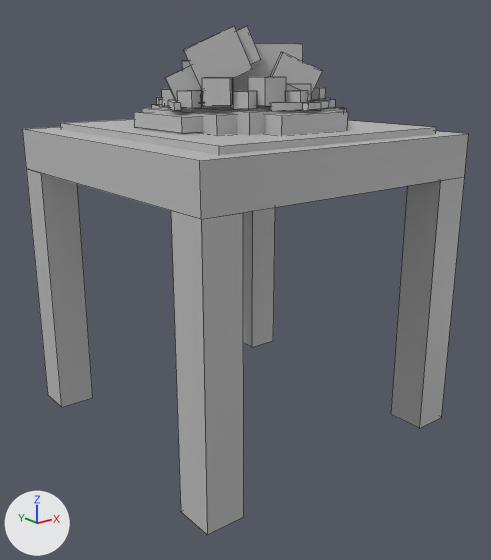
Before and after pictures for a commit that changed the FBX model Art/models/object_food_chicken.fbx.
Both versions are drawn from a 50 mm camera at (-1.073, -1.37, 0.916) aimed at (-0.01, -0.042, 0.384). Arrows for +X, +Y and +Z are at lower left; the lights stay in place. Mesh edges are drawn as thin lines. Where no turn or scale is listed for an object, it has been applied to the vertices. Vertices at the same position are counted once.

In view in the first picture: 'mesh_food_chicken'.
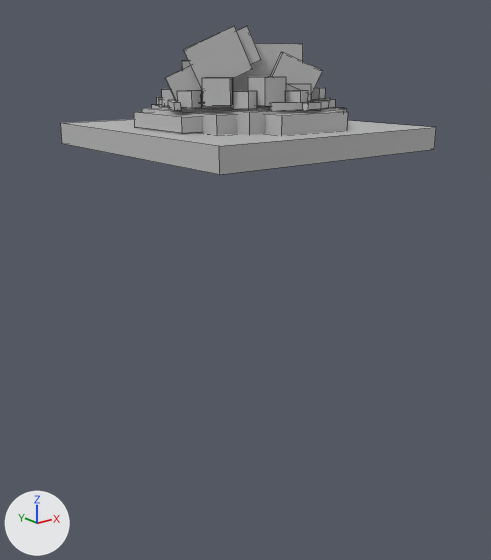
Changed parts and their boxes (x1, y1, x2, y2) in the pictures (491 x 560 px):
```json
{"object": "mesh_food_chicken", "change": "reshaped", "before": [22, 26, 469, 535], "after": [60, 26, 436, 175], "on screen": "16% narrower, 71% shorter"}
{"part": 1, "of": "me_mesh", "change": "deleted", "before": [22, 127, 469, 535]}
{"part": 2, "of": "me_mesh", "change": "deleted", "before": [243, 207, 275, 347]}
{"part": 3, "of": "me_mesh", "change": "deleted", "before": [391, 177, 464, 428]}
```

Edits to the scene script, one JSON object a line:
```json
{"block": "me_mesh", "where": "me_mesh.from_pydata(...)  # 374 vertices, 282 faces; spans x -0.397..0.39, y -0.401..0.399, z 0.0..1.002"}
{"block": "me_mesh", "where": "# used by ob_mesh_food_chicken; location = (0.0, 0.0, 0.0)"}
{"block": "me_mesh", "change": "me_mesh part 1: the loose piece of 22 vertices spanning x -0.397..0.39, y -0.401..0.399, z 0.0..0.762 is deleted"}
{"block": "me_mesh", "change": "me_mesh part 2: the loose piece of 8 vertices spanning x 0.295..0.39, y 0.302..0.399, z 0.0..0.659 is deleted"}
{"block": "me_mesh", "change": "me_mesh part 3: the loose piece of 8 vertices spanning x 0.295..0.39, y -0.401..-0.303, z 0.0..0.659 is deleted"}
```
